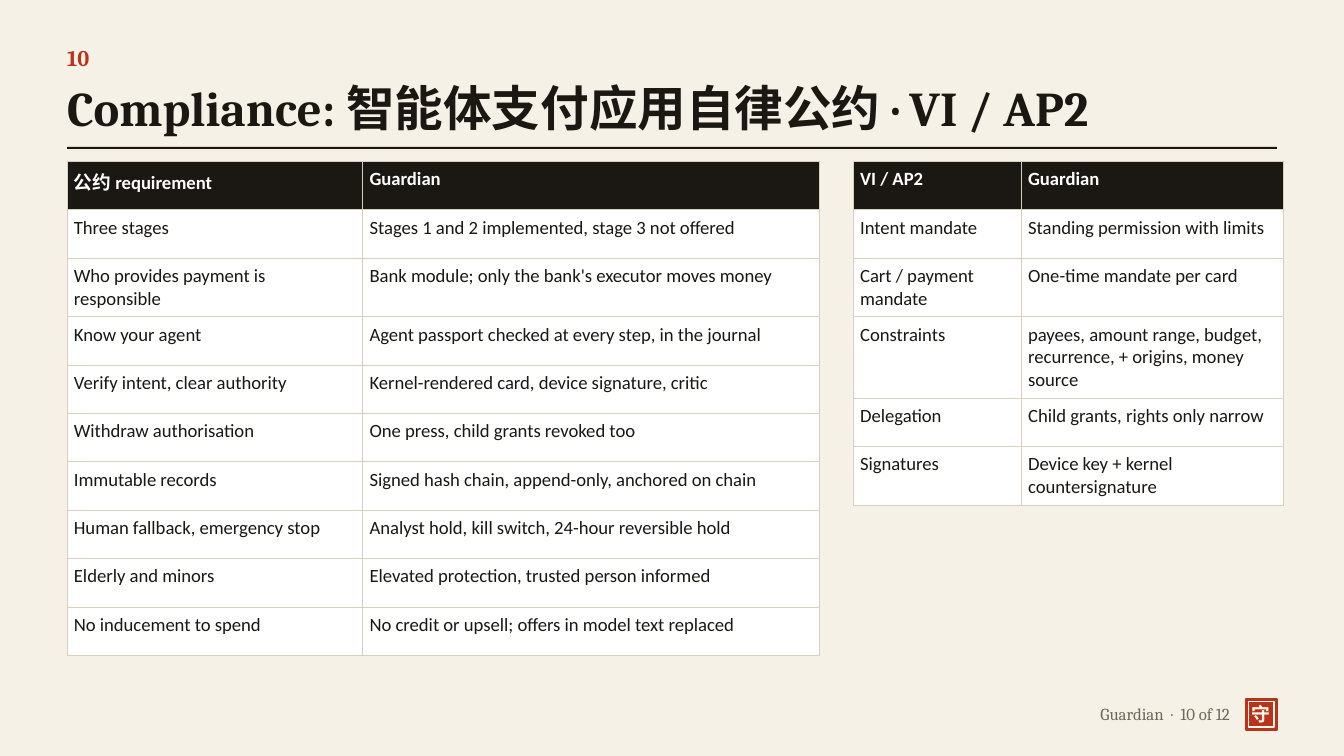
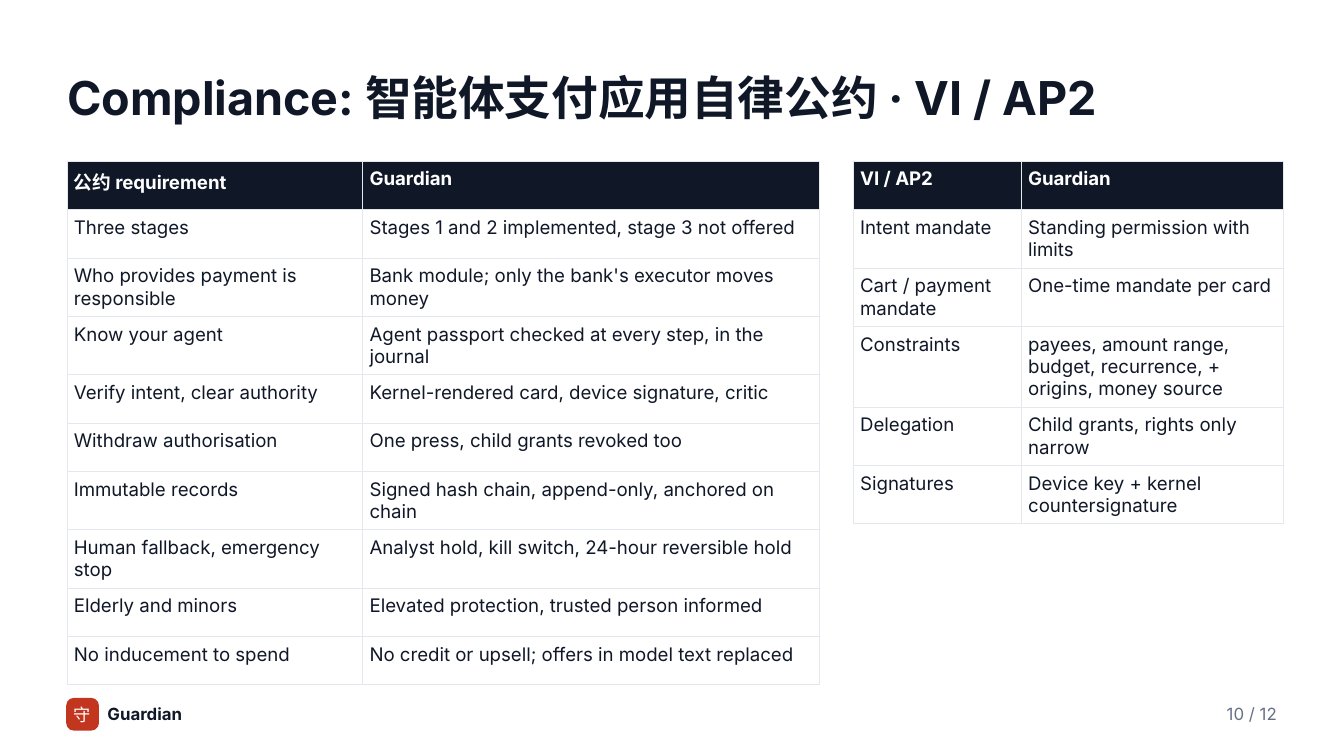
Before and after one commit to yourfavoriteself/ShenzhenFinTechathonTopicA, a slide deck: slide 10 of docs/presentation.pptx. Drawn at 1344x756 pixels with LibreOffice and Linux fonts; fonts in the diff are those of the drawing. Boxes give left, top, right and bottom in pixels: in the first picture for what was removed or moved away, otherwise in the second. Text is boxed around its words. In the diff, an @@ line names an element or a change of style, - is before the commit and + after.

Commit message:
Match the deck, PDFs and README badges to the new style

```diff
--- a/docs/presentation.pptx
+++ b/docs/presentation.pptx
@@ background #F6F1E7 to #FFFFFF @@
@@ text "Compliance: 智能体支付应用自律公约 · VI / ...": place and size @@
-text "Compliance: 智能体支付应用自律公约 · VI / ..." at <box>67,84,1088,136</box>
+text "Compliance: 智能体支付应用自律公约 · VI / ..." at <box>67,75,1097,125</box>
@@ text "Compliance: 智能体支付应用自律公约 · VI / ..." at <box>67,75,1097,125</box>: size 26 to 25 pt, font Cambria to Inter, text colour #1B1712 to #101828 @@
@@ text removed at <box>67,51,89,66</box> @@
-10
@@ line removed from (67, 148) to (1277, 148) @@
@@ table at <box>67,161,820,669</box> @@
@@ fill #1B1712 to #101828 in row 1 @@
@@ font Calibri to Inter, text colour #1B1712 to #101828 @@
@@ borders changed @@
@@ table at <box>853,161,1284,520</box> @@
@@ fill #1B1712 to #101828 in row 1 @@
@@ font Calibri to Inter, text colour #1B1712 to #101828 @@
@@ borders changed @@
@@ text "守": place and size @@
-text "守" at <box>1252,705,1271,727</box>
+text "守" at <box>74,706,91,723</box>
@@ text "守" at <box>74,706,91,723</box>: size 10.1 to 9.2 pt, text colour #FFF8EE to #FFFFFF, bold off @@
@@ rounded rectangle added at <box>67,699,98,730</box>, fill #C2361F, outline #C2361F 1 pt @@
@@ text added at <box>107,707,182,720</box>, 9 pt, text #101828, bold @@
+Guardian
@@ text at <box>1227,707,1277,720</box>: text changed; font Cambria to Inter; text colour #6F675B to #667085 @@
-Guardian · 10 of 12
+10 / 12
@@ rectangle removed at <box>1246,699,1277,730</box> @@
@@ rectangle removed at <box>1249,702,1274,727</box> @@
```
Also in this commit, not shown: 10 other slides changed, 1 slide added, 1 slide removed, 7 other files.
